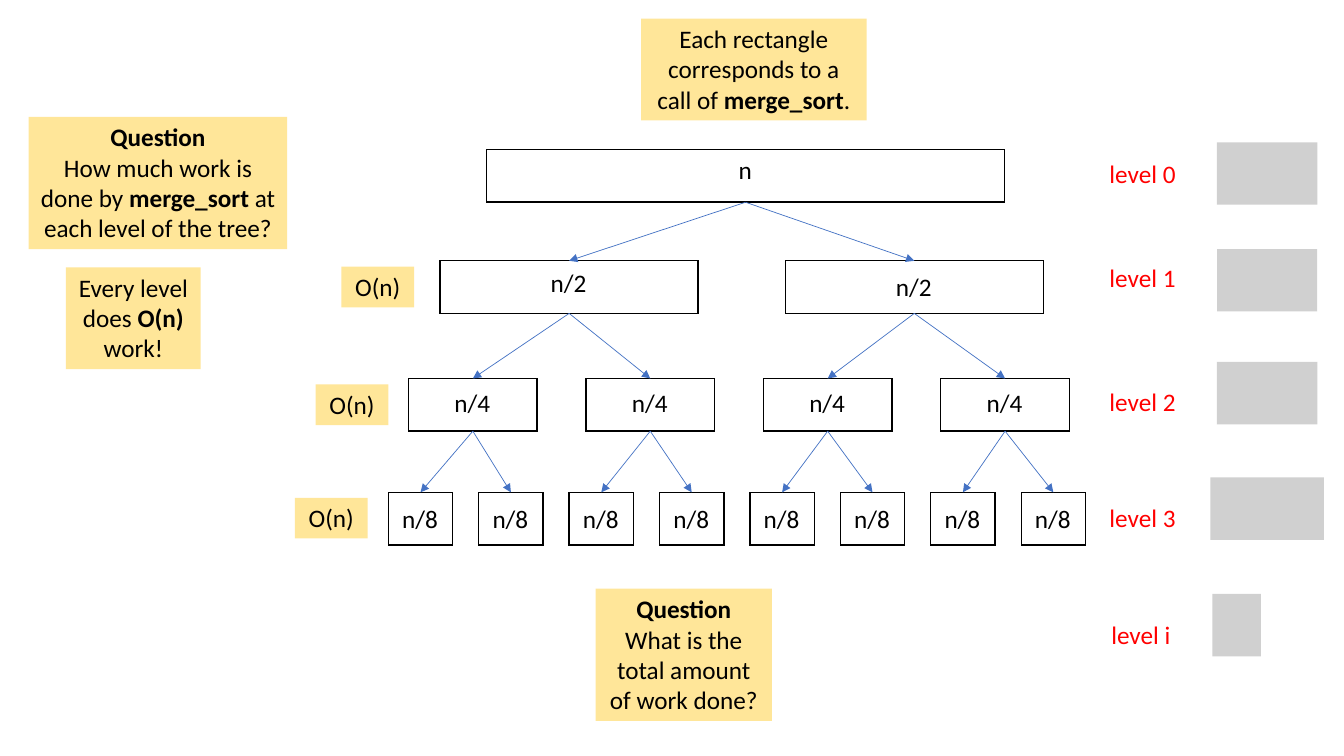
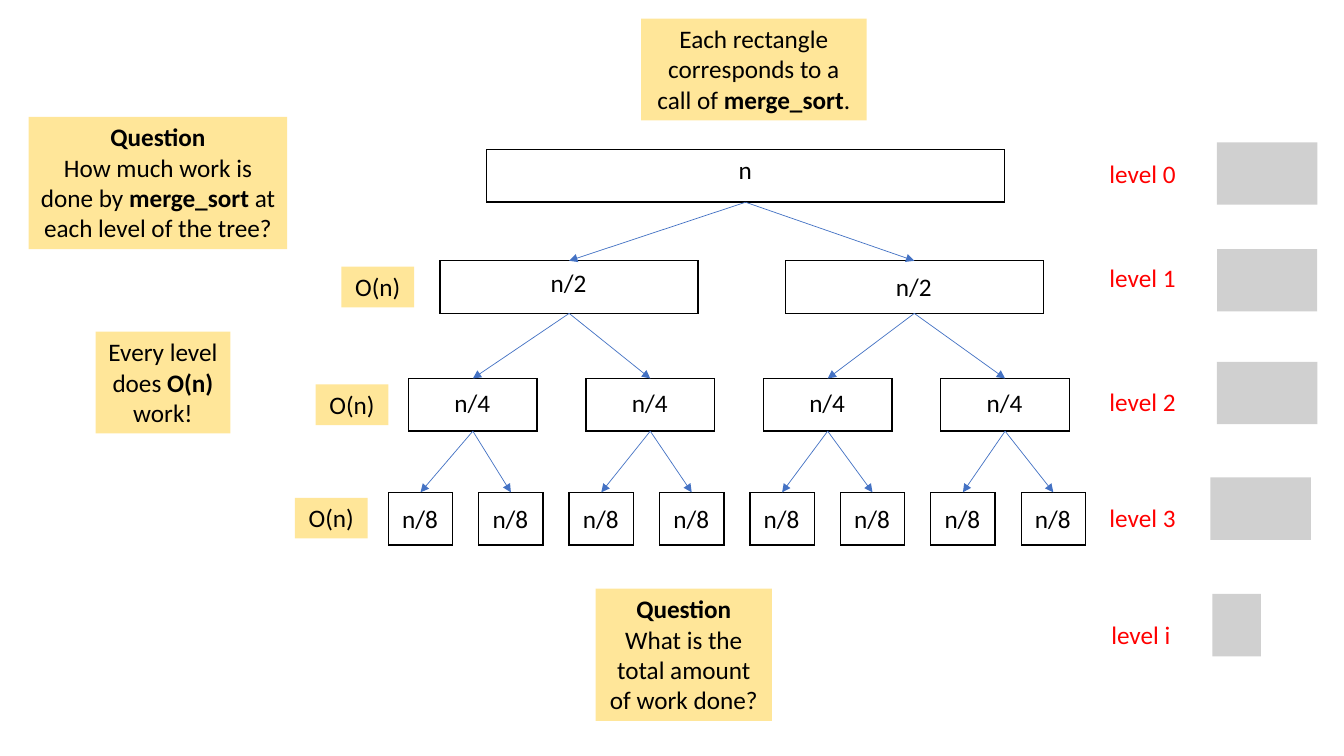
Before and after one commit to tjd1234/cmpt225summer2023, a slide deck: slide 39 of lecture_notes/week9/week9_sorting.pptx. Drawn at 1344x756 pixels with LibreOffice and Linux fonts; fonts in the diff are those of the drawing; grey boxes stand for pictures. Boxes give left, top, right and bottom in pixels: in the first picture for what was removed or moved away, otherwise in the second. Text is boxed around its words. In the diff, an @@ line names an element or a change of style, - is before the commit and + after.

```diff
--- a/lecture_notes/week9/week9_sorting.pptx
+++ b/lecture_notes/week9/week9_sorting.pptx
@@ rectangle "Every level does O(n) work!": place and size @@
-rectangle "Every level does O(n) work!" at box(66, 267, 201, 369)
+rectangle "Every level does O(n) work!" at box(96, 332, 231, 434)
@@ picture: place and size @@
-picture at box(1211, 478, 1325, 540)
+picture at box(1211, 478, 1312, 540)
```
Also in this commit, not shown: 34 other slides changed, 1 slide removed, 3 other files.
